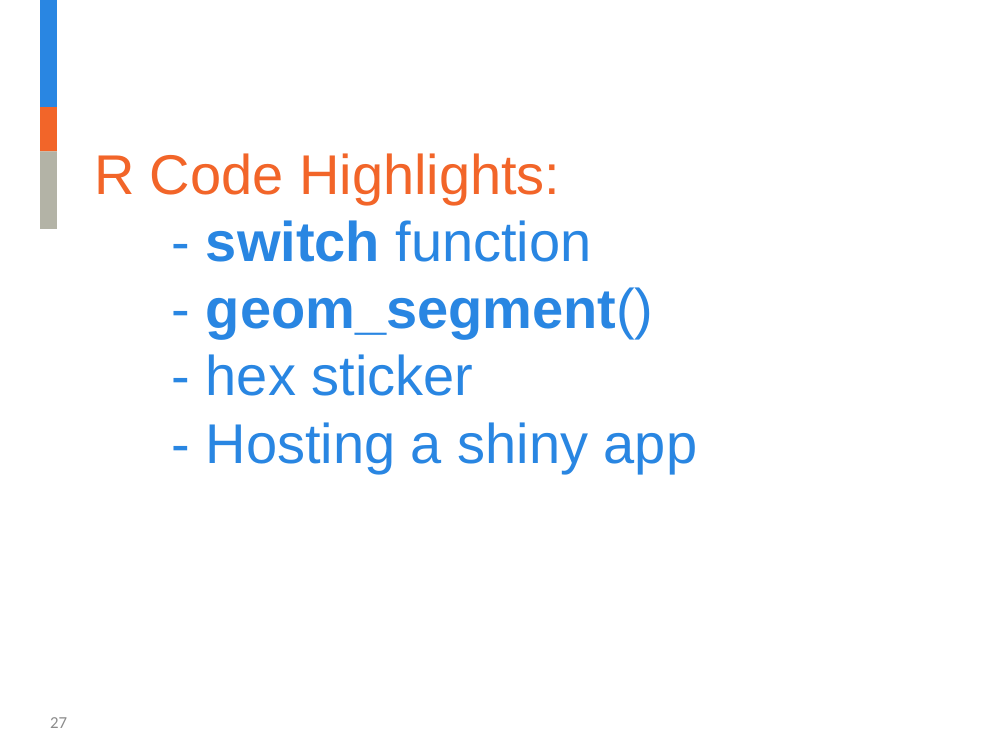
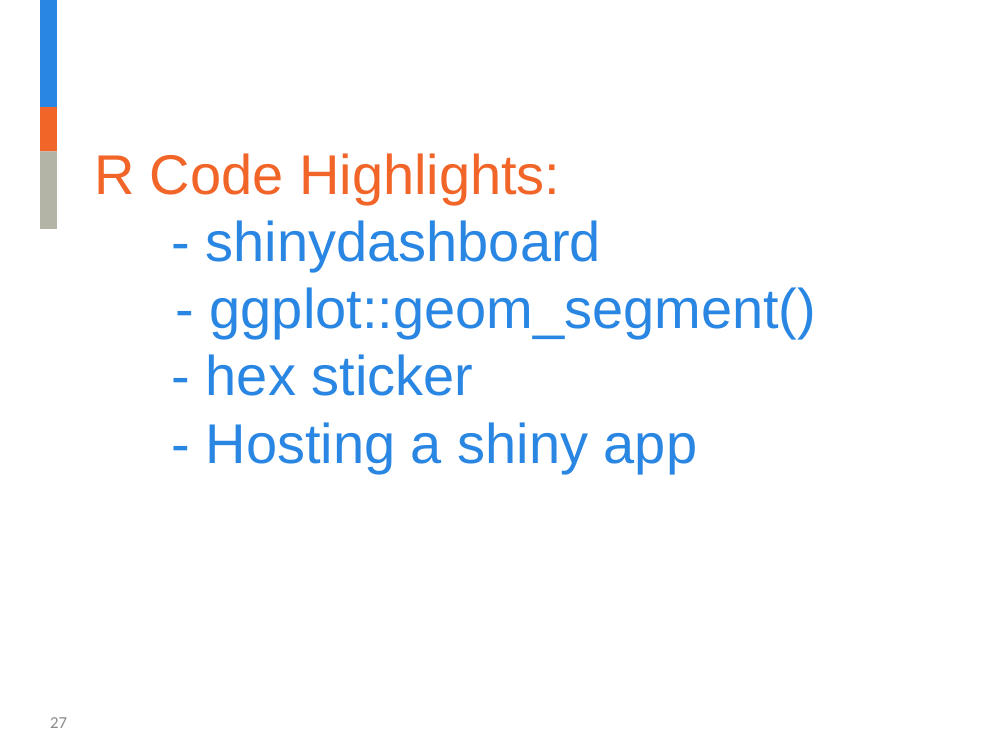
Before and after one commit to jalavery/timetrackR, a slide deck: slide 27 of Strategy and Innovation timetrackR Presentation.pptx. Drawn at 1008x756 pixels with LibreOffice and Linux fonts; fonts in the diff are those of the drawing; background and template pictures are left out. Boxes give left, top, right and bottom in pixels: in the first picture for what was removed or moved away, otherwise in the second. Text is boxed around its words. In the diff, an @@ line names an element or a change of style, - is before the commit and + after.

```diff
--- a/Strategy and Innovation timetrackR Presentation.pptx
+++ b/Strategy and Innovation timetrackR Presentation.pptx
@@ title at [94,153,817,472]: text changed @@
-R Code Highlights:
-- switch function
-- geom_segment()
-- hex sticker
-- Hosting a shiny app
+R Code Highlights:
+- shinydashboard
+- ggplot::geom_segment()
+- hex sticker
+- Hosting a shiny app
```
Also in this commit, not shown: 9 other slides changed, 2 slides removed, 1 other file.
